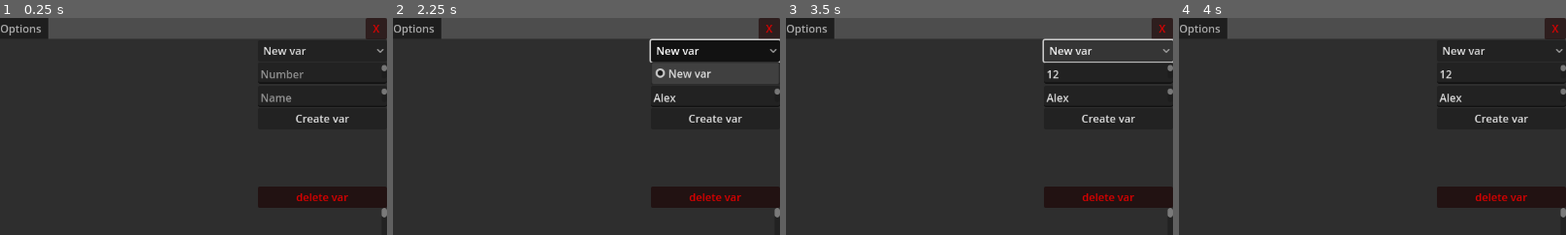
Above: before the commit, frames 1-4 (left to right).
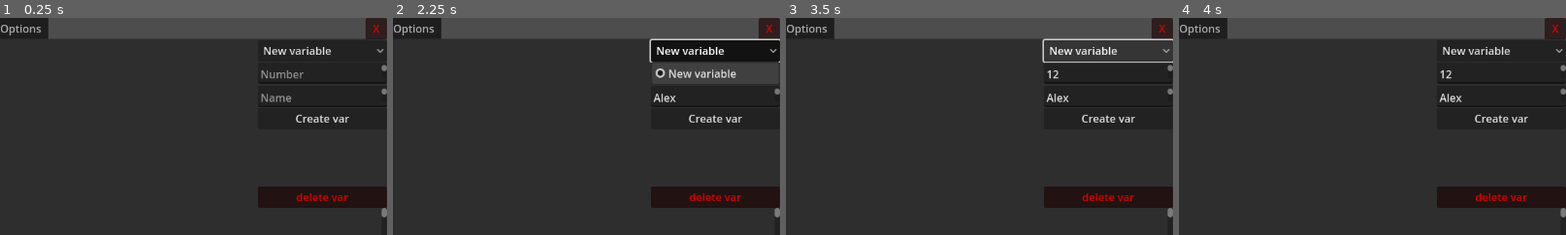
Above: after the commit, the same moments.

Repository: Random31234/huge-numbers-2.0
Game: Godot game, scene res://scenes/main.tscn
The game is run twice, just before and just after one commit, with the same random seed, the same clock (stepped at 60 frames per second) and the same inputs.
Inputs (mouse positions are % of the whole screen's width and height, from its top left):
- Up to frame 1 (0.25 s): no input
- Up to frame 2 (2.25 s): click (9, 90) at 0.52 s; type "Alex" at 0.6 s; click (92, 13) at 0.75 s; type "12" at 0.83 s; click (92, 18) at 0.98 s; type "Alex" at 1.07 s; click (38, 12) at 1.27 s; type "Alex" at 1.35 s; click (52, 75) at 1.5 s; type "Alex" at 1.58 s; click "New var" (after the commit: "New variable") at 2 s
- Up to frame 3 (3.5 s): click "New var" (after the commit: "New variable") at 2.75 s
- Up to frame 4 (4 s): click "Print stat" at 3.5 s
The pictures show only the part of the screen within x 50-100%, y 0-50%; the shares and areas given below are measured in that part.

The runs differ from the first frame. In frame 1, 0.1% of the frame differs, in the area x 79-86%, y 13-17%; in frame 2, 0.3%, in the area x 79-89%, y 13-28%; in frame 3, 0.1%; in frame 4, 0.1%.
Error before the commit: Parse Error: Identifier "braceCounter" not declared in the current scope. (res://scripts/Mathematics)

Commit message:
Revert "Check back first"
This reverts commit 41af74bedf73aa532b95af4592a25ac1fd2264ba.

Diff:
--- a/scripts/Mathematics scripts/maths.gd
+++ b/scripts/Mathematics scripts/maths.gd
@@ -152,17 +152,6 @@
 	for x in g:
 		print(x)
 		print(t.toScientific())
-		if(isSkipping == true):
-
-			if(x == "{"):
-				braceCounter +=1
-			if(x == "}"):
-				braceCounter -=1
-				if(braceCounter == 0):
-					isSkipping = false
-
-			continue
-
 		if(valueSet == false):
 			if (searchStringInArrayB(m.varNames,x)):
 				t = getBig(x)
